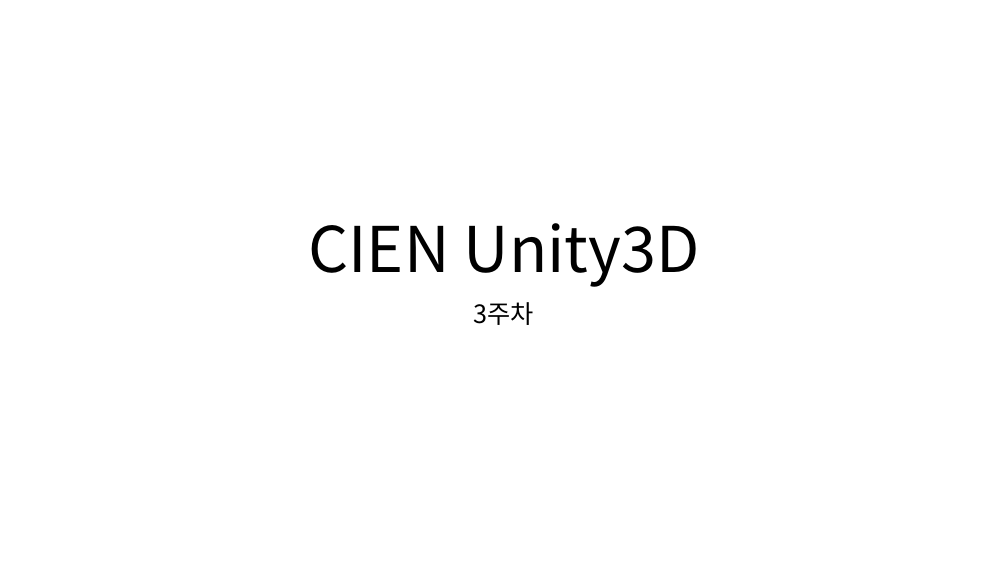
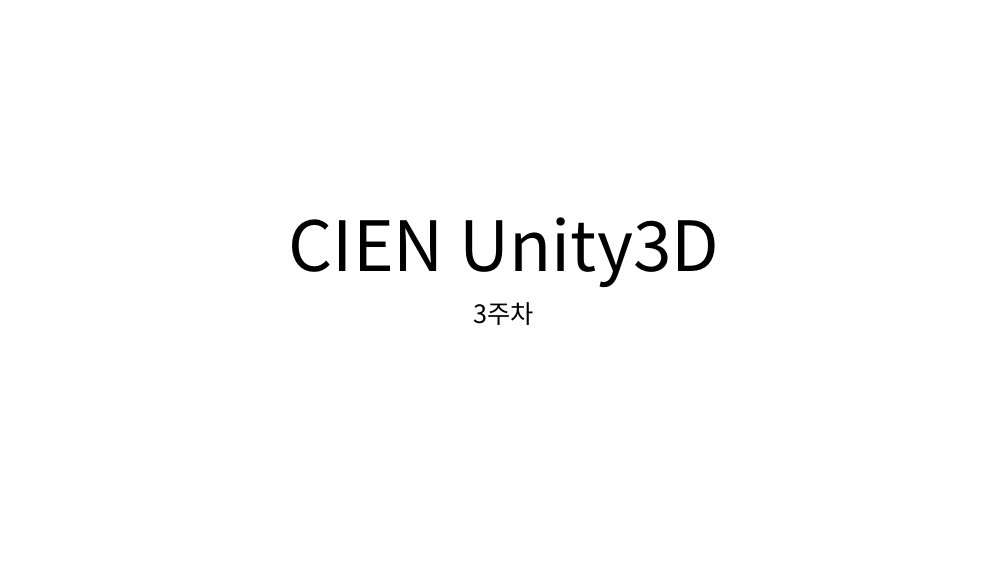
Before and after one commit to IamGroooooot/cien-unity-2019, a slide deck: slide 1 of 3주차.pptx. Drawn at 1008x567 pixels with LibreOffice and Linux fonts; fonts in the diff are those of the drawing. Boxes give left, top, right and bottom in pixels: in the first picture for what was removed or moved away, otherwise in the second. Text is boxed around its words. In the diff, an @@ line names an element or a change of style, - is before the commit and + after.

```diff
--- a/3주차.pptx
+++ b/3주차.pptx
@@ title "CIEN Unity3D" at (289,217,720,288): size 60 to 66 pt @@
```
Also in this commit, not shown: 7 other slides changed, 1 slide added, 1 other file.
